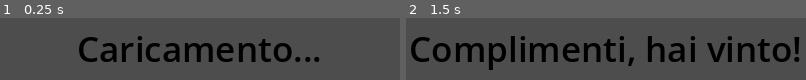
Above: before the commit, frames 1-2 (left to right).
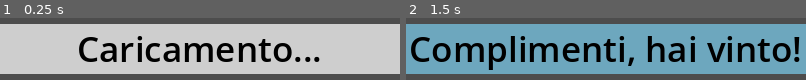
Above: after the commit, the same moments.

Repository: MarcoRizz/quadrati
Game: Godot game, scene res://scenes/main.tscn
Same seed, same stepped clock (60 frames per second), same inputs: the game is played once before the commit and once after it.
Inputs (mouse positions are in pixels of both pictures, inside the frame that each line leads up to):
- Up to frame 1 (0.25 s): no input
- Up to frame 2 (1.5 s): tap Enter at 0.5 s; move the mouse to (outside the picture) at 0.52 s; press the mouse at (outside the picture) at 0.53 s; tap Space at 1.25 s; move the mouse to (526, 52) at 1.27 s; release the mouse at (526, 52) at 1.28 s; click (526, 52) at 1.35 s

The runs differ from the first frame. In frame 1, 74% of the frame differs, in the area x 0-100%, y 9-91%; in frame 2, 69%.
Error in both runs: Invalid call. Nonexistent function 'has' in base 'Nil'. (res://scripts/main.gd:35)

Commit message:
modulate to self_modulate

Diff:
--- a/scenes/main.tscn
+++ b/scenes/main.tscn
@@ -29,7 +29,8 @@
 
 [node name="MidText" type="Label" parent="."]
 visible = false
-modulate = Color(0, 0, 0, 1)
+self_modulate = Color(0, 0, 0, 1)
+z_index = 3
 offset_top = 230.0
 offset_right = 400.0
 offset_bottom = 280.0
@@ -39,6 +40,11 @@
 vertical_alignment = 1
 script = ExtResource("3_2dkqv")
 
+[node name="Background" type="Polygon2D" parent="MidText"]
+z_index = -1
+color = Color(0.808998, 0.808998, 0.808998, 1)
+polygon = PackedVector2Array(0, 0, 400, 0, 400, 50, 0, 50)
+
 [connection signal="attempt_result" from="." to="Grid" method="_on_main_attempt_result"]
 [connection signal="attempt_result" from="." to="ProgressBar" method="_on_main_attempt_result"]
 [connection signal="attempt_changed" from="Grid" to="Parola" method="_on_grid_attempt_changed"]
--- a/scripts/grid.gd
+++ b/scripts/grid.gd
@@ -94,7 +94,7 @@
 		2:
 			color = Color(0.6, 0.6, 0.6)
 
-	$Path.modulate = color
+	$Path.default_color = color
 	attempt_result.emit(result, word, color)
 	print(attempt)
 	ready_for_attempt = false
@@ -104,7 +104,7 @@
 	path.mod_clear_points()
 	attempt.letter.clear()
 	attempt.xy.clear()
-	$Path.modulate = $Path.default_color
+	$Path.default_color = Color(1, 1, 0)
 	clear_grid.emit()
 	show_number.emit(number_shown)
 
--- a/scripts/main.gd
+++ b/scripts/main.gd
@@ -75,9 +75,7 @@
 
 func _on_progress_bar_FINE() -> void:
 	$MidText.text = "Complimenti, hai vinto!"
-	var new_sb = StyleBoxFlat.new()
-	new_sb.bg_color = Color.WHITE_SMOKE
-	$MidText.add_stylebox_override("normal", new_sb)
+	$MidText/Background.self_modulate = Color.SKY_BLUE
 	$MidText.show()
 
 
--- a/scripts/tile.gd
+++ b/scripts/tile.gd
@@ -12,7 +12,6 @@
 
 var passingWords = [] #archivio le parole che possono passare per la tile
 var startingWords = [] #archivio le parole che possono iniziare dalla tile
-var origin_modulate: Color = modulate
 
 @onready var grid = $"../.."
 
@@ -30,20 +29,20 @@
 	if not new_number:
 		$Numero.hide()
 	if not len(passingWords):
-		modulate = Color(1, 1, 1, 0.4)
+		self_modulate = Color(1, 1, 1, 0.4)
 
 func selection_ok() -> void:
 	selected = true
-	modulate = Color(1, 1, 0.6)
+	self_modulate = Color(1, 1, 0.6)
 
 func remove_selection() -> void:
 	selected = false
 	look_forward = Vector2(0, 0)
-	modulate = origin_modulate
+	self_modulate = Color(1, 1, 1)
 
 func _on_grid_attempt_result(attempt_result: int, word: String, color: Color) -> void:
 	if selected:
-		modulate = color
+		self_modulate = color
 	if attempt_result == 1:
 		if passingWords.has(word):
 			passingWords.erase(word)
